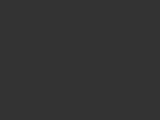
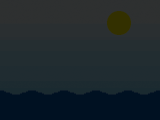
Layer changes from the first 160 x 120 image to the second:
showed "Layer 3" over (8, 41, 160, 115)
showed "Layer 2" over (0, 0, 160, 120)
"Layer 0": opacity 80% → 100% over (0, 0, 160, 120)
